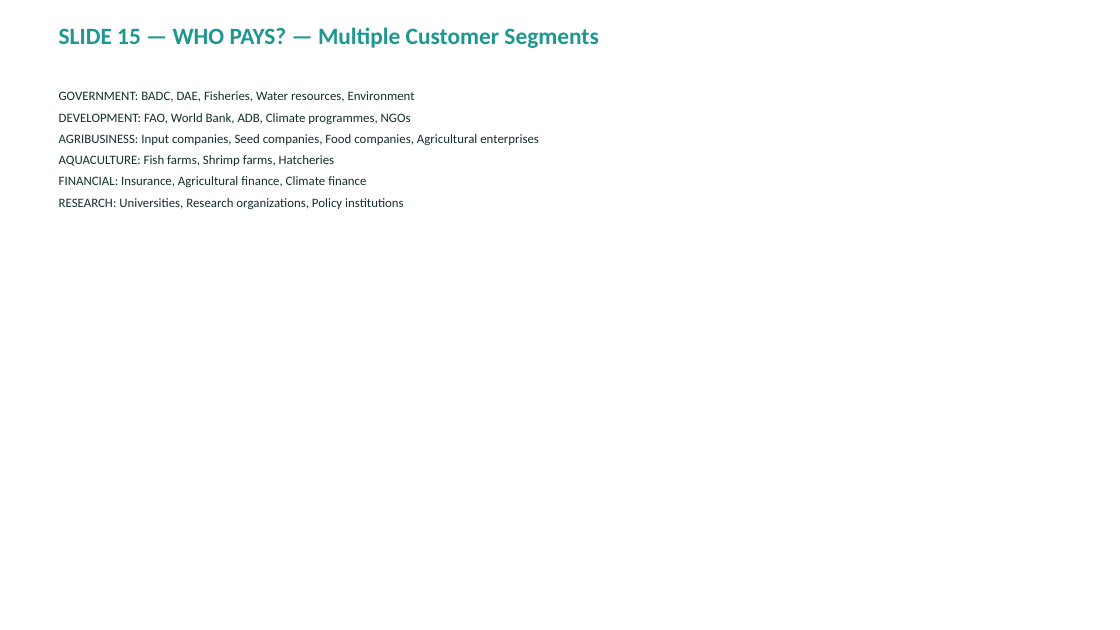
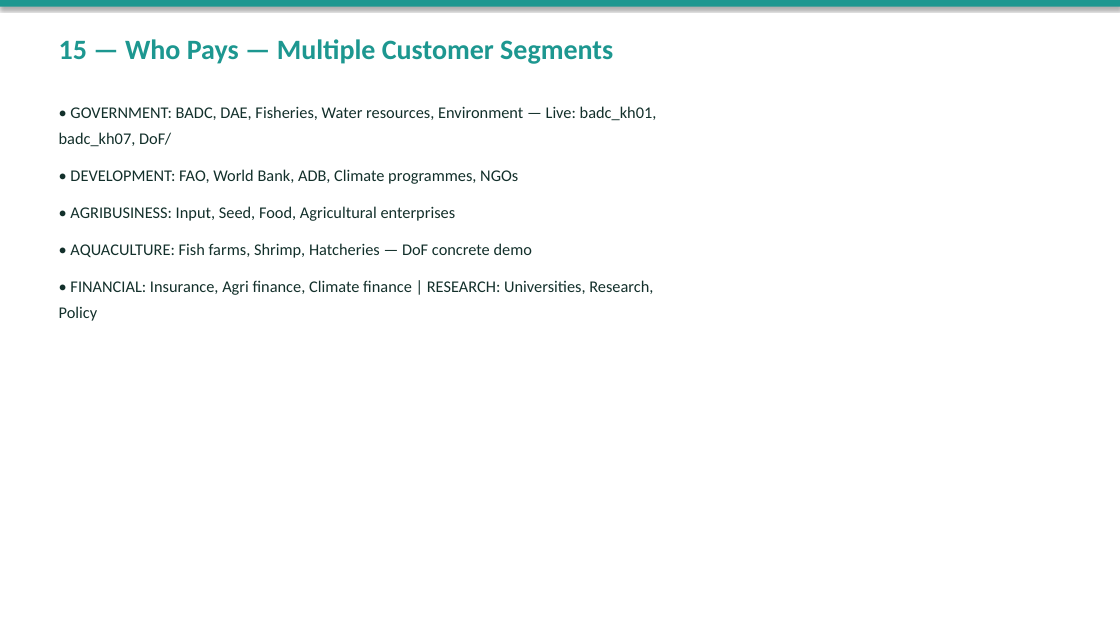
Before and after one commit to bdcrops/web, a slide deck: slide 16 of nextunicorn/BDCrops-Professional-Deck.pptx. Drawn at 1120x630 pixels with LibreOffice and Linux fonts; fonts in the diff are those of the drawing. Boxes give left, top, right and bottom in pixels: in the first picture for what was removed or moved away, otherwise in the second. Text is boxed around its words. In the diff, an @@ line names an element or a change of style, - is before the commit and + after.

```diff
--- a/nextunicorn/BDCrops-Professional-Deck.pptx
+++ b/nextunicorn/BDCrops-Professional-Deck.pptx
@@ rectangle added at <box>0,0,1120,7</box>, fill #1D9790 @@
@@ text at <box>59,39,613,64</box>: text changed; size 20 to 24 pt @@
-SLIDE 15 — WHO PAYS? — Multiple Customer Segments
+15 — Who Pays — Multiple Customer Segments
@@ text at <box>59,106,657,321</box>: text changed; size 11 to 14 pt @@
-GOVERNMENT: BADC, DAE, Fisheries, Water resources, Environment
-DEVELOPMENT: FAO, World Bank, ADB, Climate programmes, NGOs
-AGRIBUSINESS: Input companies, Seed companies, Food companies, Agricultural enterprises
-AQUACULTURE: Fish farms, Shrimp farms, Hatcheries
-FINANCIAL: Insurance, Agricultural finance, Climate finance
-RESEARCH: Universities, Research organizations, Policy institutions
+• GOVERNMENT: BADC, DAE, Fisheries, Water resources, Environment — Live: badc_kh01, badc_kh07, DoF/
+• DEVELOPMENT: FAO, World Bank, ADB, Climate programmes, NGOs
+• AGRIBUSINESS: Input, Seed, Food, Agricultural enterprises
+• AQUACULTURE: Fish farms, Shrimp, Hatcheries — DoF concrete demo
+• FINANCIAL: Insurance, Agri finance, Climate finance | RESEARCH: Universities, Research, Policy
```
Also in this commit, not shown: 17 other slides changed, 6 slides added, 7 slides removed, 2 other files.
